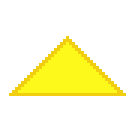
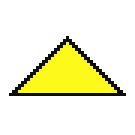
Comparing the layer stacks of the two 135 × 135 images. Changes:
hid "Layer 3 copy" over [9,36,126,96]
showed "Layer 4", painted on it over [9,36,126,96]
